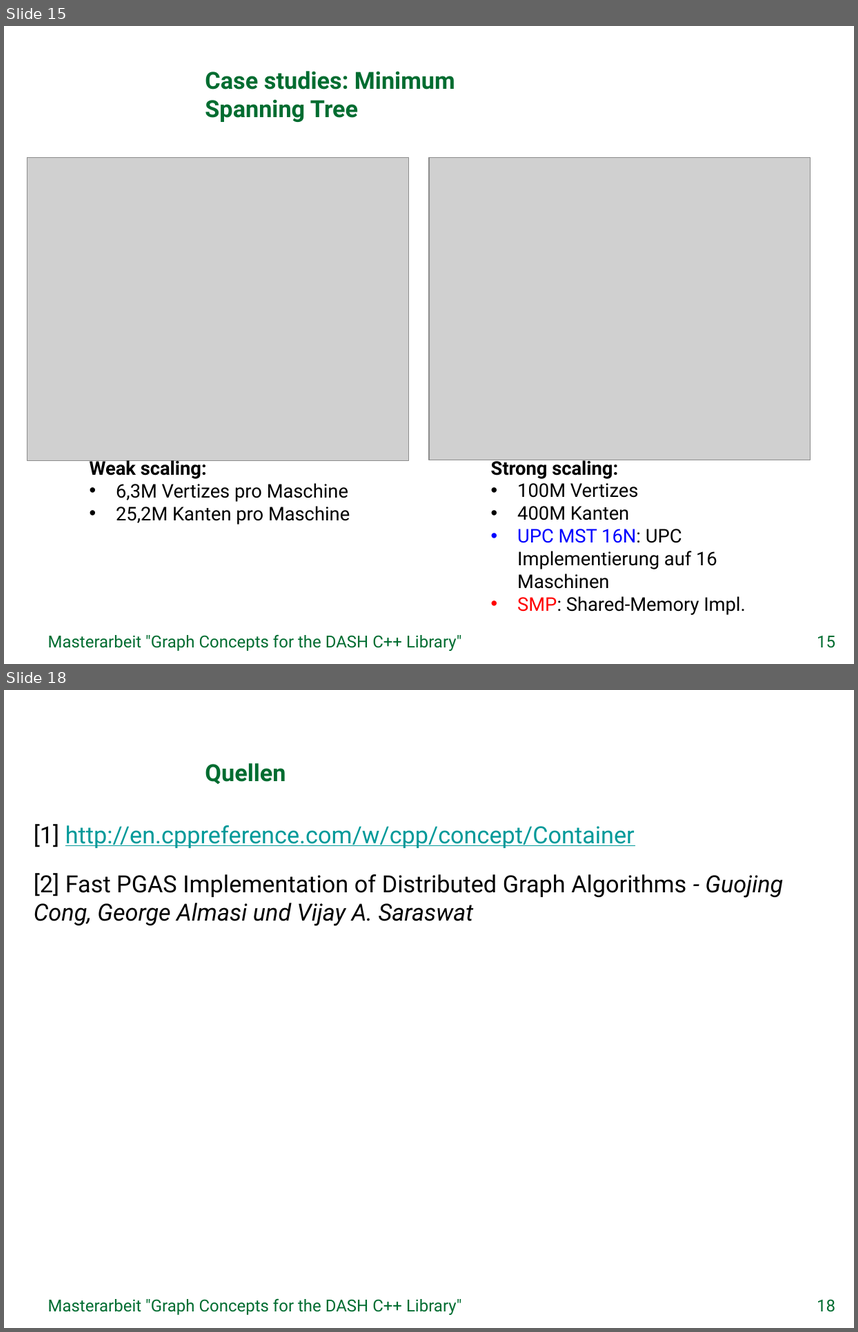
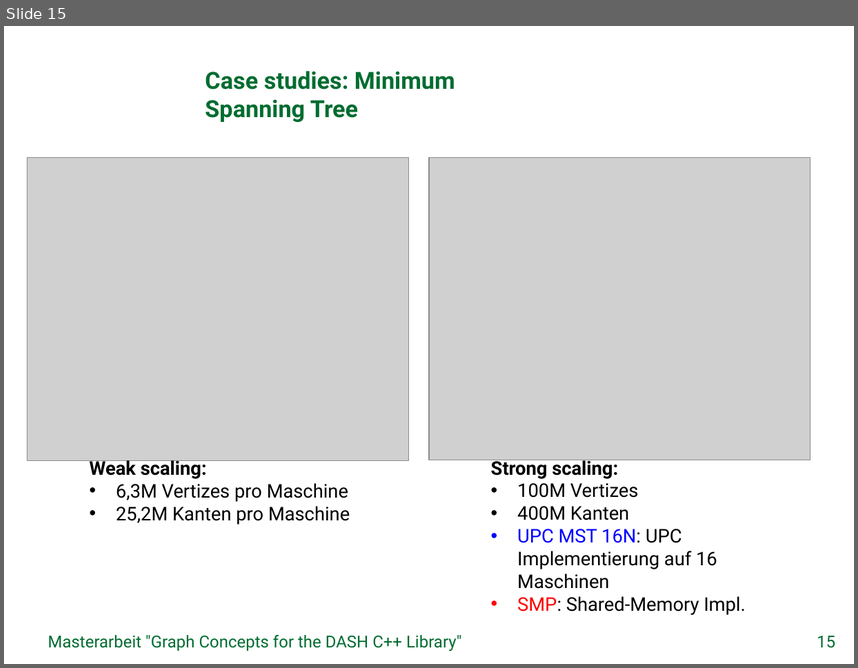
Before and after one commit to stiefn/dyn-data-structures-thesis, a slide deck: Folien/Abschlusssvortrag_Stefan_Effenberger.pptx. Shown one above the other, each under a label of ours: slides 15 and 18 before the commit, slide 15 after it; the slides between them are not shown. The pictures are 858x1332 and 858x668 pixels, drawn with LibreOffice and Linux fonts; fonts in the diff are those of the drawing; grey boxes stand for pictures; background and template pictures are left out. Boxes give left, top, right and bottom in pixels: in the first picture for what was removed or moved away, otherwise in the second. Text is boxed around its words. In the diff, an @@ line names an element or a change of style, - is before the commit and + after.

```diff
--- a/Folien/Abschlusssvortrag_Stefan_Effenberger.pptx
+++ b/Folien/Abschlusssvortrag_Stefan_Effenberger.pptx
@@ slide 18 removed at [4, 690, 854, 1328], background picture (left out) @@
@@ title removed at [205, 763, 286, 784] @@
-Quellen
@@ text removed at [34, 824, 783, 926] @@
-[1] http://en.cppreference.com/w/cpp/concept/Container
-[2] Fast PGAS Implementation of Distributed Graph Algorithms - Guojing Cong, George Almasi und Vijay A. Saraswat
@@ text removed at [48, 1298, 461, 1314] @@
-Masterarbeit "Graph Concepts for the DASH C++ Library"
@@ page number removed at [817, 1299, 835, 1312] @@
-18
```
Also in this commit, not shown: 10 slides changed.
